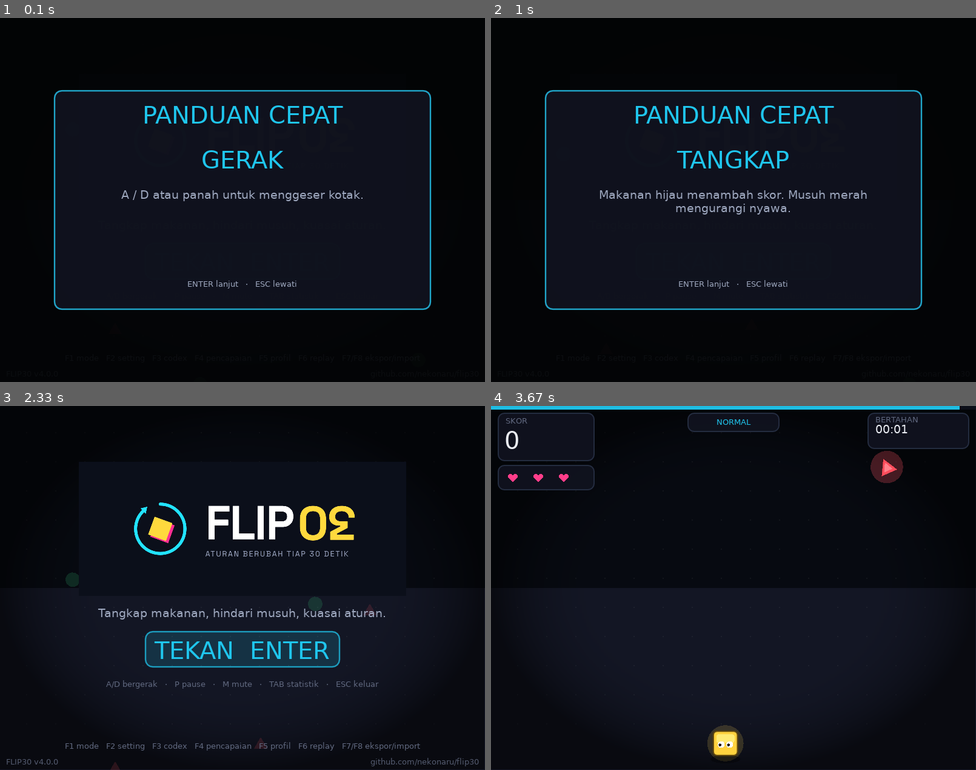
Above: before the commit, frames 1-4 (two rows, left to right).
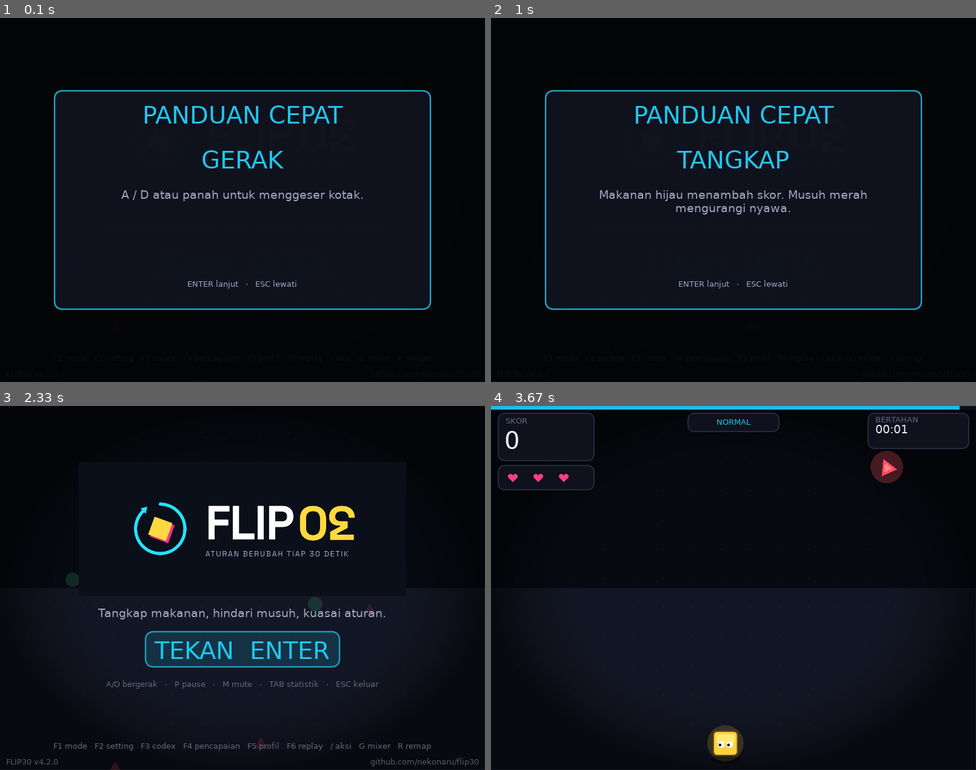
Above: after the commit, the same moments.

Repository: nekonaru/flip30
Game: LÖVE game, started from main.lua
The game is run twice, just before and just after one commit, with the same random seed, the same clock (stepped at 60 frames per second) and the same inputs.
Inputs:
- Up to frame 1 (0.1 s): no input
- Up to frame 2 (1 s): tap Enter at 0.83 s
- Up to frame 3 (2.33 s): tap Keypad Enter at 1.17 s; tap Space at 2 s
- Up to frame 4 (3.67 s): tap Enter at 2.33 s; hold Right 2.67-3.13 s; hold Left from 3.17 s (still down)

The runs differ from the first frame. In frame 3, 0.6% of the frame differs, in the area x 9-89%, y 92-99%; in frame 4, nothing differs.

Commit message:
feat: v4.1 and v4.2 - share card, palette, mixer, remap, gamepad, touch, save util
Share cards, command palette, three-band mixer, key remap, gamepad and touch input, save backup and restore. 420 assertions pass, bilingual docs balanced, soak clean.

Diff:
--- a/main.lua
+++ b/main.lua
@@ -130,3 +130,11 @@
 function love.resize(width, height)
   game.resize(width, height)
 end
+
+function love.touchpressed(id, x, y)
+  game.touch_input = require("src.touch").read(x, y)
+end
+
+function love.touchreleased()
+  game.touch_input = {}
+end
--- /dev/null
+++ b/src/commandpalette.lua
@@ -0,0 +1,28 @@
+-- src/commandpalette.lua
+-- Quick actions from a single overlay, opened with the slash key.
+
+local palette = {}
+
+palette.actions = {
+  { id = "modes", name = "PILIH MODE", hint = "Buka pilih mode" },
+  { id = "settings", name = "PENGATURAN", hint = "Buka pengaturan" },
+  { id = "codex", name = "CODEX ATURAN", hint = "Lihat semua aturan" },
+  { id = "achievements", name = "PENCAPAIAN", hint = "Lihat pencapaian" },
+  { id = "profiles", name = "PROFIL", hint = "Ganti profil" },
+  { id = "replay", name = "REPLAY", hint = "Lihat replay" },
+  { id = "campaign", name = "KAMPANYE", hint = "Buka kampanye" },
+  { id = "theme", name = "TEMA", hint = "Edit warna" },
+  { id = "modmanager", name = "MOD MANAGER", hint = "Kelola mod" },
+  { id = "recap", name = "REKAP", hint = "Lihat rekap" },
+}
+
+function palette.find(id)
+  for i, a in ipairs(palette.actions) do
+    if a.id == id then
+      return a, i
+    end
+  end
+  return nil
+end
+
+return palette
--- a/src/game.lua
+++ b/src/game.lua
@@ -41,6 +41,13 @@
 local photomode = require("src.photomode")
 local theme_editor = require("src.theme_editor")
 local modmanager_v2 = require("src.modmanager_v2")
+local sharecard = require("src.sharecard")
+local commandpalette = require("src.commandpalette")
+local mixer = require("src.mixer")
+local inputmap = require("src.inputmap")
+local gamepad = require("src.gamepad")
+local touch = require("src.touch")
+local saveutil = require("src.saveutil")
 
 local game = {
   state = "menu", -- "menu" | "playing" | "gameover"
@@ -96,6 +103,10 @@
   recap = recap.new(),
   onboarding = 0,
   mod_list = {},
+  input_map = inputmap.new(),
+  remap_action = 1,
+  share = nil,
+  touch_input = {},
 }
 
 local COLOR_GREEN = theme.green
@@ -105,7 +116,8 @@
 function game.load()
   ui.load()
   music.load()
-  ui.version = "4.0.0"
+  ui.version = "4.2.0"
+  mixer.ensure(game.settings)
   game.highscore = storage.load()
   game.best_combo_ever = storage.loadBestCombo()
   game.games_count = storage.loadGamesCount()
@@ -158,7 +170,7 @@
   sfx.volume = game.settings.sfx_volume or 1
   music.muted = game.muted
   if music._src and music._src.setVolume then
-    music._src:setVolume(game.settings.music_volume or 0.18)
+    music._src:setVolume(mixer.music_volume(game.settings))
   end
   if (game.settings.colorblind or 0) > 0 then
     theme.green = { 0.20, 0.55, 1.00 }
@@ -312,6 +324,14 @@
 function game.gameOver()
   game.state = "gameover"
   recap.finish(game.recap, game.score, game.run_time, math.max(game.combo_best, game.best_combo_ever), game.rules_seen)
+  game.share = sharecard.build({
+    mode = game.mode.name,
+    score = game.score,
+    grade = game.recap.grade,
+    time = game.run_time,
+    combo = game.combo_best,
+    seed = game.seed,
+  })
   toast.push("SESI SELESAI: GRADE " .. game.recap.grade, design.grade_colors[game.recap.grade])
   music.stop()
   replay.stop(game.rec)
@@ -518,8 +538,12 @@
       game.score = game.score + world.score_per_sec * dt
     end
 
-    local left = love.keyboard.isDown("a", "left")
-    local right = love.keyboard.isDown("d", "right")
+    local left = love.keyboard.isDown(game.input_map.left, "left")
+      or (gamepad.read().left or false)
+      or game.touch_input.left
+    local right = love.keyboard.isDown(game.input_map.right, "right")
+      or (gamepad.read().right or false)
+      or game.touch_input.right
     player.update(sim_dt, left, right, world.speed_mul, world.wrap)
     local dash_mul = game.ab.dash_cd > abilities.DASH_CD - 0.15 and 3 or 1
     if dash_mul > 1 then
@@ -616,6 +640,45 @@
 end
 
 function game.keypressed(key)
+  if ui.screen == "palette" then
+    if key == "escape" then
+      ui.screen = nil
+    elseif key == "up" then
+      ui.selection = math.max(1, ui.selection - 1)
+    elseif key == "down" then
+      ui.selection = math.min(#commandpalette.actions, ui.selection + 1)
+    elseif key == "return" then
+      local action = commandpalette.actions[ui.selection]
+      if action then
+        ui.screen = action.id
+        ui.selection = 1
+      end
+    end
+    return
+  end
+  if ui.screen == "mixer" then
+    if key == "escape" then
+      settings.save(game.settings)
+      ui.screen = nil
+    elseif key == "up" then
+      ui.selection = math.max(1, ui.selection - 1)
+    elseif key == "down" then
+      ui.selection = math.min(#mixer.bands, ui.selection + 1)
+    elseif key == "left" or key == "right" then
+      mixer.adjust(game.settings, ui.selection, key == "right" and 0.1 or -0.1)
+      game.apply_settings()
+    end
+    return
+  end
+  if ui.screen == "remap" then
+    if key == "escape" then
+      ui.screen = nil
+    elseif key ~= "return" then
+      inputmap.bind(game.input_map, inputmap.actions[game.remap_action], key)
+      game.remap_action = math.min(#inputmap.actions, game.remap_action + 1)
+    end
+    return
+  end
   if game.onboarding > 0 then
     if key == "return" or key == "kpenter" or key == "space" then
       game.onboarding = game.onboarding + 1
@@ -863,6 +926,20 @@
       menu_enter("recap")
     elseif key == "h" then
       game.onboarding = 1
+    elseif key == "/" then
+      menu_enter("palette")
+    elseif key == "g" then
+      menu_enter("mixer")
+    elseif key == "r" then
+      menu_enter("remap")
+    elseif key == "u" then
+      if saveutil.backup() then
+        toast.push("BACKUP TERSIMPAN", theme.yellow)
+      end
+    elseif key == "y" then
+      if saveutil.restore() then
+        toast.push("BACKUP DIPULIHKAN", theme.yellow)
+      end
     elseif key == "escape" then
       love.event.quit()
     end
@@ -948,7 +1025,9 @@
   end
   if game.state == "menu" then
     ui.drawMenu(game.highscore, game.time, world.comboMultiplier(game.best_combo_ever), game.games_count)
-    ui.drawMenuHint("F1 mode   F2 setting   F3 codex   F4 pencapaian   F5 profil   F6 replay   F7/F8 ekspor/import")
+    ui.drawMenuHint(
+      "F1 mode   F2 setting   F3 codex   F4 pencapaian   F5 profil   F6 replay   / aksi   G mixer   R remap"
+    )
     if ui.show_stats then
       ui.drawStatsOverlay(
         game.highscore,
@@ -1070,6 +1149,14 @@
     ui.drawThemeEditor(theme_editor.state, theme_editor.accents, theme_editor.presets, ui.selection)
   elseif ui.screen == "modmanager" then
     ui.drawModManager(game.mod_list, ui.selection, modmanager_v2.conflict(game.mod_list))
+  elseif ui.screen == "palette" then
+    ui.drawPalette(commandpalette.actions, ui.selection)
+  elseif ui.screen == "mixer" then
+    ui.drawMixer(mixer.bands, game.settings, ui.selection)
+  elseif ui.screen == "remap" then
+    ui.drawRemap(game.input_map, inputmap.actions, game.remap_action)
+  elseif ui.screen == "share" and game.share then
+    ui.drawShare(game.share, ui.FONTS.body)
   end
 
   love.graphics.pop()
--- /dev/null
+++ b/src/gamepad.lua
@@ -0,0 +1,49 @@
+-- src/gamepad.lua
+-- Joystick input mapping. LÖVE exposes joysticks as 1-based indices.
+
+local gamepad = {}
+
+gamepad.actions = { "left", "right", "dash", "focus", "pause", "mute" }
+
+function gamepad.read()
+  local result = {}
+  if not (love and love.joystick and love.joystick.getJoysticks) then
+    return result
+  end
+  local sticks = love.joystick.getJoysticks()
+  local pad = sticks[1]
+  if not pad then
+    return result
+  end
+  local ax = pad:getAxis(1) or 0
+  if ax < -0.3 then
+    result.left = true
+  end
+  if ax > 0.3 then
+    result.right = true
+  end
+  if pad:isGamepad() then
+    if pad:isGamepadDown("leftshoulder") then
+      result.dash = true
+    end
+    if pad:isGamepadDown("a") then
+      result.focus = true
+    end
+    if pad:isGamepadDown("start") then
+      result.pause = true
+    end
+    if pad:isGamepadDown("b") then
+      result.mute = true
+    end
+  end
+  return result
+end
+
+function gamepad.connected()
+  if not (love and love.joystick) then
+    return 0
+  end
+  return love.joystick.getJoystickCount()
+end
+
+return gamepad
--- /dev/null
+++ b/src/inputmap.lua
@@ -0,0 +1,36 @@
+-- src/inputmap.lua
+-- Rebindable keyboard actions with defaults and persistence.
+
+local inputmap = {}
+
+inputmap.actions = { "left", "right", "dash", "focus", "pause", "mute" }
+inputmap.defaults = {
+  left = "a",
+  right = "d",
+  dash = "lshift",
+  focus = "space",
+  pause = "p",
+  mute = "m",
+}
+
+function inputmap.new()
+  local t = {}
+  for _, action in ipairs(inputmap.actions) do
+    t[action] = inputmap.defaults[action]
+  end
+  return t
+end
+
+function inputmap.bind(map, action, key)
+  if map[action] ~= nil then
+    map[action] = key
+    return true
+  end
+  return false
+end
+
+function inputmap.matches(map, action, key)
+  return map[action] == key
+end
+
+return inputmap
--- /dev/null
+++ b/src/mixer.lua
@@ -0,0 +1,36 @@
+-- src/mixer.lua
+-- Three-band procedural audio mixer. Store gains in settings file.
+
+local mixer = {}
+
+mixer.bands = {
+  { id = "bass", name = "BASS", key = "bass_gain", default = 1 },
+  { id = "mid", name = "MID", key = "mid_gain", default = 1 },
+  { id = "high", name = "HIGH", key = "high_gain", default = 1 },
+}
+
+function mixer.ensure(settings)
+  for _, b in ipairs(mixer.bands) do
+    if settings[b.key] == nil then
+      settings[b.key] = b.default
+    end
+  end
+  return settings
+end
+
+function mixer.adjust(settings, index, delta)
+  local b = mixer.bands[index]
+  if not b then
+    return
+  end
+  mixer.ensure(settings)
+  settings[b.key] = math.max(0, math.min(2, (settings[b.key] or 1) + delta))
+end
+
+function mixer.music_volume(settings)
+  mixer.ensure(settings)
+  local base = settings.music_volume or 0.18
+  return base * ((settings.bass_gain or 1) + (settings.mid_gain or 1) + (settings.high_gain or 1)) / 3
+end
+
+return mixer
--- /dev/null
+++ b/src/saveutil.lua
@@ -0,0 +1,95 @@
+-- src/saveutil.lua
+-- Backup, migration and repair for the flat text save files.
+
+local saveutil = {}
+
+local FILES = {
+  "highscore.txt",
+  "bestcombo.txt",
+  "games.txt",
+  "stats.txt",
+  "scores.txt",
+  "settings.txt",
+  "profile1.txt",
+  "profile2.txt",
+  "profile3.txt",
+  "dailyboard.txt",
+  "profile_export.txt",
+}
+
+function saveutil.list_files()
+  local out = {}
+  for _, f in ipairs(FILES) do
+    table.insert(out, f)
+  end
+  return out
+end
+
+function saveutil.backup()
+  if not (love and love.filesystem) then
+    return false
+  end
+  local lines = {}
+  for _, file in ipairs(FILES) do
+    local ok, exists = pcall(love.filesystem.getInfo, file)
+    if ok and exists then
+      local ok_read, data = pcall(love.filesystem.read, file)
+      if ok_read and data then
+        table.insert(lines, "FILE:" .. file)
+        table.insert(lines, data)
+        table.insert(lines, "ENDFILE")
+      end
+    end
+  end
+  local ok, written = pcall(love.filesystem.write, "backup_all.txt", table.concat(lines, "\n"))
+  return ok and written and true or false
+end
+
+function saveutil.restore()
+  if not (love and love.filesystem) then
+    return false
+  end
+  local ok, exists = pcall(love.filesystem.getInfo, "backup_all.txt")
+  if not ok or not exists then
+    return false
+  end
+  local ok_read, data = pcall(love.filesystem.read, "backup_all.txt")
+  if not ok_read or not data then
+    return false
+  end
+  local current = nil
+  local buffer = {}
+  for line in data:gmatch("[^\r\n]*") do
+    if line:match("^FILE:") then
+      current = line:sub(6)
+      buffer = {}
+    elseif line == "ENDFILE" then
+      if current then
+        pcall(love.filesystem.write, current, table.concat(buffer, "\n"))
+      end
+      current = nil
+    elseif current then
+      table.insert(buffer, line)
+    end
+  end
+  return true
+end
+
+function saveutil.verify()
+  if not (love and love.filesystem and love.filesystem.getInfo) then
+    return false
+  end
+  local problems = {}
+  for _, file in ipairs(FILES) do
+    local ok, exists = pcall(love.filesystem.getInfo, file)
+    if ok and exists then
+      local ok_read, data = pcall(love.filesystem.read, file)
+      if not ok_read or not data then
+        table.insert(problems, file)
+      end
+    end
+  end
+  return #problems == 0, problems
+end
+
+return saveutil
--- a/src/settings.lua
+++ b/src/settings.lua
@@ -13,6 +13,10 @@
   flash = 1.0,
   colorblind = 0,
   reduced_motion = 0,
+  bass_gain = 1,
+  mid_gain = 1,
+  high_gain = 1,
+  ui_scale = 1,
 }
 
 local function default()
--- /dev/null
+++ b/src/sharecard.lua
@@ -0,0 +1,32 @@
+-- src/sharecard.lua
+-- Build a shareable run card as text or PNG caption.
+
+local sharecard = {}
+
+local function world_combo(streak)
+  return math.max(1, math.floor(streak / 4) + 1)
+end
+
+function sharecard.build(run)
+  return {
+    title = "FLIP30  " .. (run.mode or "CLASSIC"),
+    score = tostring(run.score or 0),
+    grade = run.grade or "D",
+    time = string.format("%02d:%02d", math.floor((run.time or 0) / 60), math.floor((run.time or 0) % 60)),
+    combo = "x" .. tostring(world_combo(run.combo or 0)),
+    seed = tostring(run.seed or 0),
+  }
+end
+
+function sharecard.text(card)
+  return table.concat({
+    card.title,
+    "SKOR " .. card.score .. "   GRADE " .. card.grade,
+    "WAKTU " .. card.time .. "   COMBO " .. card.combo,
+    "SEED " .. card.seed,
+  }, "\n")
+end
+
+sharecard.world_combo = world_combo
+
+return sharecard
--- /dev/null
+++ b/src/touch.lua
@@ -0,0 +1,26 @@
+-- src/touch.lua
+-- Simple touch zones for mobile: left half, right half, centre tap.
+
+local touch = {}
+
+function touch.read(x, y)
+  if not x or not y then
+    return {}
+  end
+  if x < 260 and y > 350 then
+    return { left = true }
+  end
+  if x > 540 and y > 350 then
+    return { right = true }
+  end
+  return { focus = true }
+end
+
+function touch.available()
+  if not (love and love.touch) then
+    return false
+  end
+  return love.touch.getTouchCount() > 0
+end
+
+return touch
--- a/src/ui.lua
+++ b/src/ui.lua
@@ -827,6 +827,55 @@
   love.graphics.printf("ENTER lanjut   ·   ESC lewati", px, py + h - 50, w, "center")
 end
 
+function ui.drawPalette(actions, selection)
+  local px, py, w, h = overlay_panel("AKSI CEPAT", 620, 480)
+  for i, a in ipairs(actions) do
+    menu_row(a.name, px + 40, py + 70 + (i - 1) * 34, w - 80, i == selection, a.hint)
+  end
+end
+
+function ui.drawMixer(bands, settings, selection)
+  local px, py, w, h = overlay_panel("MIXER AUDIO", 620, 330)
+  for i, b in ipairs(bands) do
+    local value = settings[b.key] or b.default
+    local bar = string.rep("#", math.floor(value * 20))
+    menu_row(
+      b.name .. "  " .. bar .. string.format(" %.2f", value),
+      px + 40,
+      py + 80 + (i - 1) * 48,
+      w - 80,
+      i == selection
+    )
+  end
+  love.graphics.setFont(FONTS.small)
+  love.graphics.printf("PANAH ubah   ·   ESC simpan", px, py + h - 40, w, "center")
+end
+
+function ui.drawRemap(map, actions, index)
+  local px, py, w, h = overlay_panel("REMAP TOMBOL", 620, 420)
+  for i, action in ipairs(actions) do
+    local text = action .. "  =  " .. (map[action] or "-")
+    menu_row(text, px + 40, py + 80 + (i - 1) * 44, w - 80, i == index)
+  end
+  love.graphics.setFont(FONTS.small)
+  love.graphics.printf("Tekan tombol baru   ·   ESC selesai", px, py + h - 40, w, "center")
+end
+
+function ui.drawShare(card, font)
+  local px, py, w, h = overlay_panel("BAGIKAN HASIL", 620, 340)
+  love.graphics.setFont(font or FONTS.body)
+  love.graphics.setColor(theme.text[1], theme.text[2], theme.text[3], 1)
+  local lines = {
+    card.title,
+    "SKOR " .. card.score .. "   GRADE " .. card.grade,
+    "WAKTU " .. card.time .. "   COMBO " .. card.combo,
+    "SEED " .. card.seed,
+  }
+  for i, line in ipairs(lines) do
+    love.graphics.printf(line, px, py + 80 + (i - 1) * 40, w, "center")
+  end
+end
+
 ui.FONTS = FONTS
 
 return ui
--- a/tests/headless_tests.lua
+++ b/tests/headless_tests.lua
@@ -434,6 +434,39 @@
 })
 check(tag == "speed", "mod conflict")
 
+local sharecard = require("src.sharecard")
+local card = sharecard.build({ mode = "CLASSIC", score = 100, grade = "A", time = 60, combo = 4, seed = 42 })
+check(card.grade == "A" and card.combo == "x2", "share card")
+check(sharecard.text(card):find("SKOR 100") ~= nil, "share text")
+
+local commandpalette = require("src.commandpalette")
+local action, index = commandpalette.find("settings")
+check(index and action.name == "PENGATURAN", "palette find")
+
+local mixer = require("src.mixer")
+local mix = { music_volume = 0.2 }
+mixer.ensure(mix)
+check(mix.bass_gain == 1 and mix.mid_gain == 1, "mixer defaults")
+mixer.adjust(mix, 1, 0.2)
+check(mix.bass_gain > 1, "mixer adjust")
+check(mixer.music_volume(mix) > 0.2, "mixer volume")
+
+local inputmap = require("src.inputmap")
+local keymap = inputmap.new()
+check(keymap.left == "a", "default key")
+inputmap.bind(keymap, "left", "j")
+check(inputmap.matches(keymap, "left", "j"), "remap key")
+
+local gamepad = require("src.gamepad")
+check(type(gamepad.connected()) == "number", "gamepad count")
+
+local touch = require("src.touch")
+check(touch.read(100, 500).left == true, "touch left")
+check(touch.read(700, 500).right == true, "touch right")
+
+local saveutil = require("src.saveutil")
+check(#saveutil.list_files() >= 10, "save file list")
+
 -- swap cycle: reset state and flip 40 times, must never crash or stick
 rulemanager.rules = {}
 for _, rule in ipairs(bundled_rules) do
Binary file changed: assets/screenshots/gameplay.png
Binary file changed: assets/screenshots/menu.png
Not shown, changed: CHANGELOG.id.md
Not shown, changed: CHANGELOG.md
